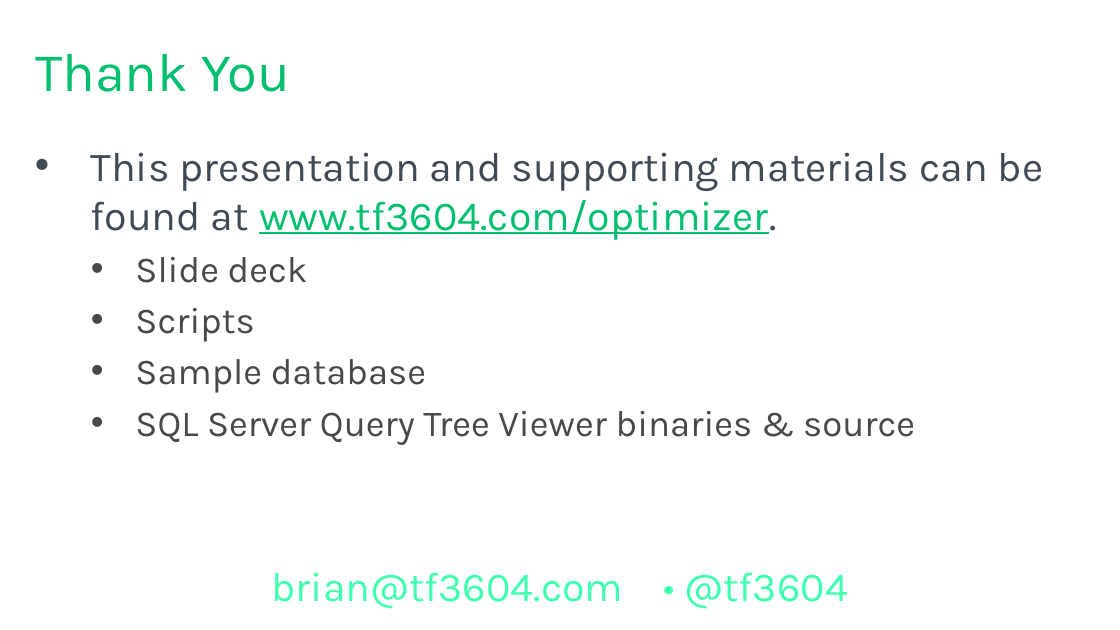
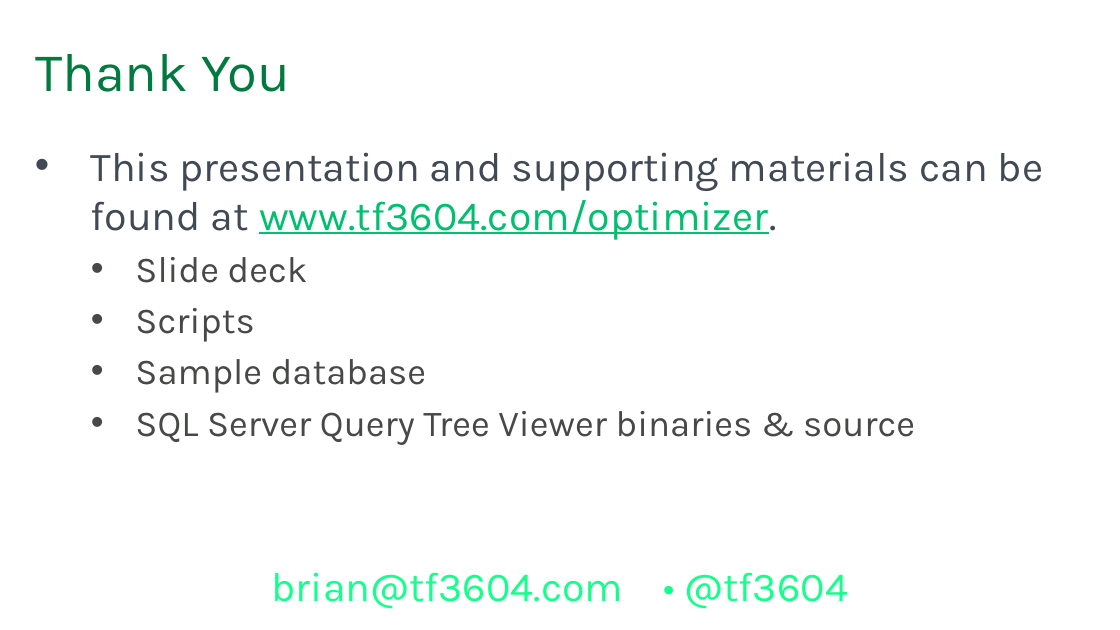
Before and after one commit to tf3604/OptimizerPresentation, a slide deck: slide 64 of Optimizer.pptx (slide 63 before the commit). Drawn at 1120x630 pixels with LibreOffice and Linux fonts; fonts in the diff are those of the drawing; background and template pictures are left out. Boxes give left, top, right and bottom in pixels: in the first picture for what was removed or moved away, otherwise in the second. Text is boxed around its words. In the diff, an @@ line names an element or a change of style, - is before the commit and + after.

```diff
--- a/Optimizer.pptx
+++ b/Optimizer.pptx
@@ title "Thank You" at [35, 54, 290, 92]: text colour #00BF6F to #007A3E @@
@@ text at [272, 572, 848, 609]: text colour #40FFAF to #16FF8D in "brian@tf3604.com • @tf3604" @@
```
Also in this commit, not shown: 51 other slides changed, 1 slide added.
